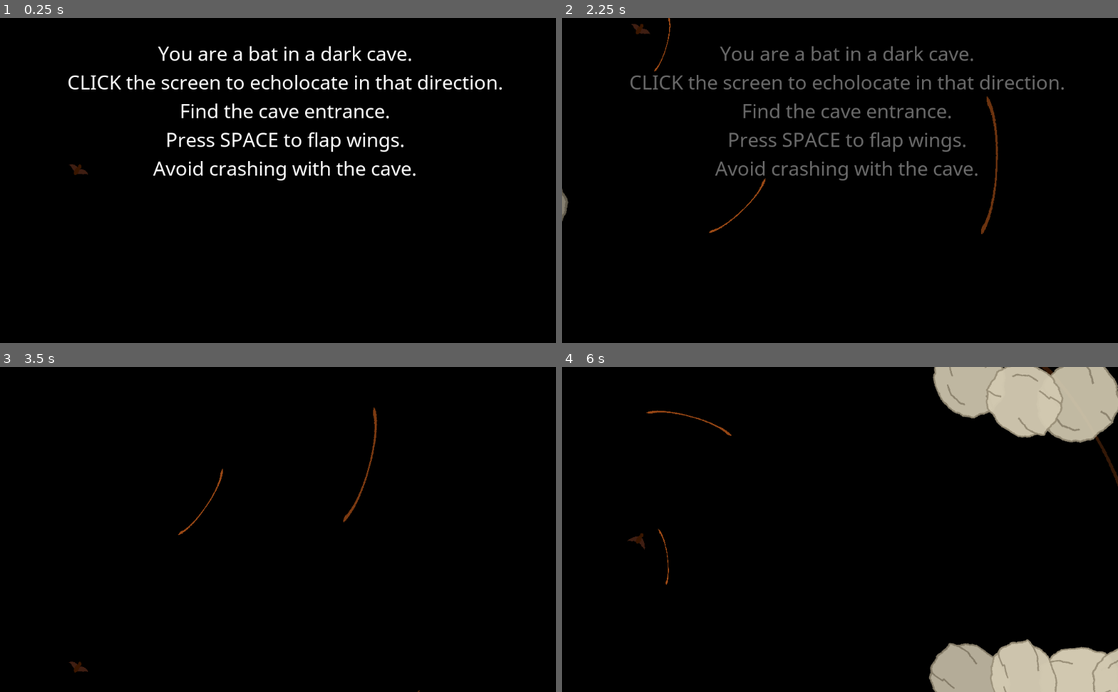
Above: before the commit, frames 1-4 (two rows, left to right).
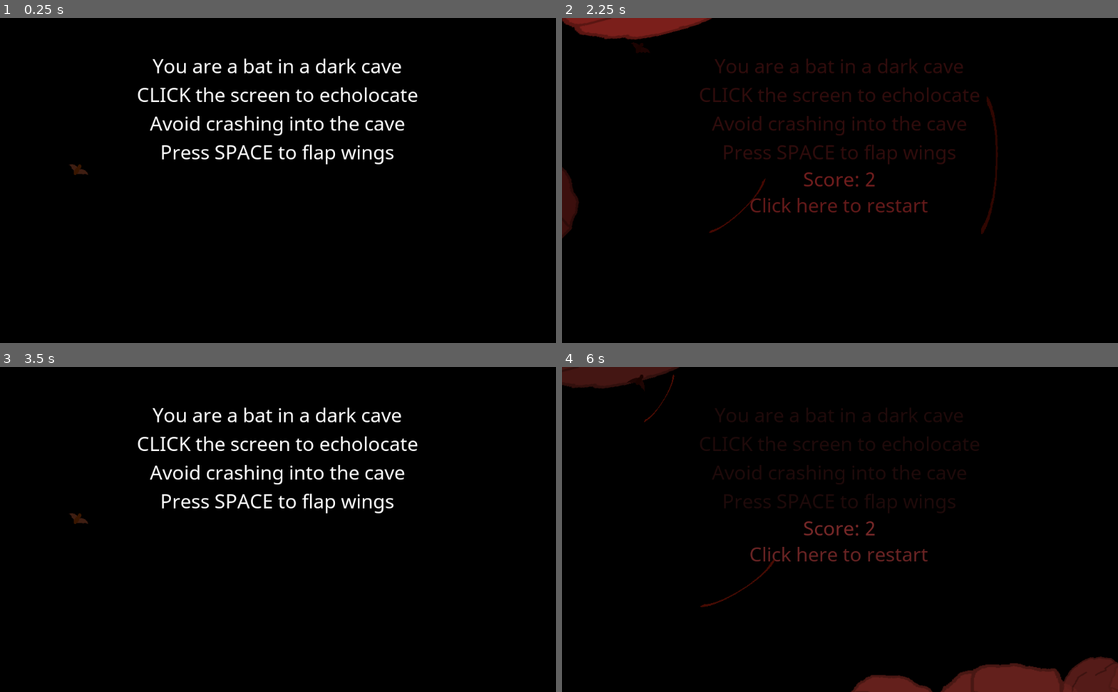
Above: after the commit, the same moments.

Repository: gramozilho/Flappy-mammal
Game: Godot game, scene res://Main.tscn
Two runs of this game, one before a commit and one after it. Both use one fixed random seed, a clock stepped at 60 frames per second and the inputs below.
Inputs (mouse positions are in pixels of both pictures, inside the frame that each line leads up to):
- Up to frame 1 (0.25 s): no input
- Up to frame 2 (2.25 s): tap Enter (ui_accept) at 0.5, 1.35, 1.52, 1.82 s; move the mouse to (962, 164) at 0.52 s; hold Enter (ui_accept) 0.53-1.28 s; click (962, 164) at 0.6 s; move the mouse to (728, 196) at 1.27 s; click (728, 196) at 1.55 s; move the mouse to (895, 109) at 2.02 s; hold Enter (ui_accept) from 2.03 s (still down); click (895, 109) at 2.1 s
- Up to frame 3 (3.5 s): release Enter (ui_accept) at 2.75 s; click (278, 552) at 2.75 s, where only the run after the commit has a clickable "Click here to restart"
- Up to frame 4 (6 s): move the mouse to (812, 594) at 3.52 s; click (812, 594) at 3.6 s; tap Enter (ui_accept) at 3.77, 4.07, 5.27, 5.57 s; move the mouse to (1006, 578) at 4.27 s; hold Enter (ui_accept) 4.28-5.03 s; move the mouse to (673, 480) at 5.02 s; click (673, 480) at 5.1 s; move the mouse to (867, 529) at 5.77 s; hold Enter (ui_accept) from 5.78 s (still down); click (867, 529) at 5.85 s

The runs differ from the first frame. In frame 1, 6.9% of the frame differs, in the area x 12-91%, y 8-50%; in frame 2, 8.1%; in frame 3, 3.3%; in frame 4, 15%, in the area x 0-100%, y 0-100%.
Error before the commit: Invalid get index '30' (on base: 'Array'). (res://Main.gd:61)

Commit message:
Added sounds

Diff:
--- a/Bat.gd
+++ b/Bat.gd
@@ -28,37 +28,40 @@
 	get_tree().reload_current_scene()
 
 
-
 func _physics_process(delta):
-	if game_state == "game":
-		if global_position.y < 600:
+	if game_state == "freeze":
+		velocity.y = 0
+	elif game_state == "game":
+		if global_position.y < 700:
 			velocity.y += GRAVITY*delta*2
 		else:
 			velocity.y = 0
+	if game_state != "freeze":
+		if Input.is_action_just_pressed("ui_accept") and game_state == "game":
+			flap_wings()
 
-	if Input.is_action_just_pressed("ui_accept") and game_state == "game":
-		flap_wings()
+		if Input.is_action_just_pressed("left_click") and $Timer.is_stopped():
+			# Reset timer
+			$Timer.wait_time = screech_time
+			$Timer.start()
+			# Spawn soounds
+			var new_echo = echo.instance()
+			var mouse_direction = (get_global_mouse_position() - global_position).normalized()
+			new_echo.direction = mouse_direction
+			new_echo.global_position = global_position
+			var temp_rot = get_global_mouse_position().angle_to_point(global_position)
+			new_echo.rotation = temp_rot
+			get_parent().add_child(new_echo)
+			$Echo.play()
 
-	if Input.is_action_just_pressed("left_click") and $Timer.is_stopped():
-		# Reset timer
-		$Timer.wait_time = screech_time
-		$Timer.start()
-		# Spawn soounds
-		var new_echo = echo.instance()
-		var mouse_direction = (get_global_mouse_position() - global_position).normalized()
-		new_echo.direction = mouse_direction
-		new_echo.global_position = global_position
-		var temp_rot = get_global_mouse_position().angle_to_point(global_position)
-		new_echo.rotation = temp_rot
-		get_parent().add_child(new_echo)
-
-	move_and_slide(velocity, Vector2(0, -1))
+		move_and_slide(velocity, Vector2(0, -1))
 
 
 func flap_wings():
 	# Wait before reaching top position
 	if $WingCenter/WingLeft.get_material().get_shader_param('wing_position') == wing_min:
 		# Flap down and increase velocity
+		$Jump.play()
 		velocity.y = UP_FORCE
 		for wing in [$WingCenter/WingLeft, $WingCenter/WingRight]:
 			tween.interpolate_property(wing.get_material(), "shader_param/wing_position",
--- a/Bat.tscn
+++ b/Bat.tscn
@@ -1,10 +1,12 @@
-[gd_scene load_steps=7 format=2]
+[gd_scene load_steps=9 format=2]
 
 [ext_resource path="res://Bat.gd" type="Script" id=1]
 [ext_resource path="res://assets/test_body.png" type="Texture" id=2]
 [ext_resource path="res://assets/test_wing.png" type="Texture" id=3]
 [ext_resource path="res://assets/wing_left.tres" type="Material" id=4]
 [ext_resource path="res://assets/wing_right.tres" type="Material" id=5]
+[ext_resource path="res://assets/sounds/jump.wav" type="AudioStream" id=6]
+[ext_resource path="res://assets/sounds/echo.wav" type="AudioStream" id=7]
 
 [sub_resource type="CapsuleShape2D" id=1]
 radius = 11.6771
@@ -42,3 +44,12 @@
 [node name="Timer" type="Timer" parent="."]
 wait_time = 0.5
 one_shot = true
+
+[node name="Jump" type="AudioStreamPlayer" parent="."]
+stream = ExtResource( 6 )
+volume_db = -15.0
+
+[node name="Echo" type="AudioStreamPlayer" parent="."]
+stream = ExtResource( 7 )
+volume_db = -30.0
+pitch_scale = 2.0
--- a/Boulder.gd
+++ b/Boulder.gd
@@ -27,6 +27,10 @@
 func _on_Boulder_body_entered(body):
 	#print('Hit detected with body ', body)
 	emit_signal("hit")
+	tween.stop_all()
+	tween.interpolate_property($Sprite, "modulate", $Sprite.modulate,
+	on_color, 2, Tween.TRANS_ELASTIC, Tween.EASE_OUT)
+	tween.start()
 
 
 func _on_Boulder_area_entered(area):
@@ -42,3 +46,6 @@
 
 func start_moving():
 	boulder_speed = boulder_speed_default
+
+func freeze():
+	boulder_speed = 0
--- a/Echo.tscn
+++ b/Echo.tscn
@@ -9,6 +9,8 @@
 
 [node name="Echo" type="Area2D"]
 scale = Vector2( 0.5, 1 )
+collision_layer = 5
+collision_mask = 5
 script = ExtResource( 2 )
 
 [node name="CollisionShape2D" type="CollisionShape2D" parent="."]
--- a/Main.gd
+++ b/Main.gd
@@ -1,17 +1,21 @@
 extends Node2D
 
-var boulder_slots = 30
+var boulder_slots = 15
 var y_size = 600
 
 var boulder_speed = 100
 var boulder_x_spawn = 1100
-var gap_size = 18
+var gap_size = 10
 
 var boulder_measures
 var max_y_slots = [0, boulder_slots]
-var y_slots = max_y_slots
+var y_slots = [0, boulder_slots]
 
 var tutorial_step = 0
+var y_coord = [0, 600]
+var level_up_time = 10
+
+var time_start
 
 onready var boulder = load("res://Boulder.tscn")
 onready var tween = get_node("Label/TextTween")
@@ -19,13 +23,20 @@
 # Called when the node enters the scene tree for the first time.
 func _ready():
 	boulder_measures = []
-	for i in range(boulder_slots):
-		boulder_measures.append(i * y_size / (boulder_slots-1))
+	for i in range(boulder_slots+1):
+		boulder_measures.append(i * y_size / (boulder_slots))
+	# Connect all boulders to main
+	for boulder in get_tree().get_nodes_in_group("boulder"):
+		boulder.connect("hit", self, "player_got_hit")
 
+	$RestartButton.visible = false
+	$Jukebox.play()
+
+	# Handle score
+	$ScoreLabel.visible = false
 
 func _input(event):
 	if event.is_action_pressed('ui_accept') and tutorial_step == 0:
-		tutorial_step = 1
 		tutorial_step = 1
 		# Allow the player to move
 		$Bat.game_state = "game"
@@ -34,33 +45,28 @@
 
 		# Start boulder timer
 		$BoulderSpawn.start()
+		$IncreaseLevel.wait_time = level_up_time
 
 		# Hide instructions
 		tween.interpolate_property($Label, "modulate", $Label.modulate,
 		Color(1.0, 1.0, 1.0, 0.0), 3 , Tween.TRANS_LINEAR, Tween.EASE_IN)
 		tween.start()
 
+		$IncreaseLevel.set_wait_time(level_up_time)
+		$IncreaseLevel.start()
+		time_start = OS.get_unix_time()
 
 func _on_DeleteArea_area_entered(area):
 	area.queue_free()
 
 
 func _on_BoulderSpawn_timeout():
-	# Decide y coordinates
-	var y_coord = [0, 600]
-	y_slots[0] = max(y_slots[0] + randi()%5-2, max_y_slots[0])
-	y_slots[1] = min(y_slots[1] + randi()%5-2, max_y_slots[1])
-	# Change one side to assure bigger than mandatory gap
-	if y_slots[1]-y_slots[0] < gap_size:
-		if y_slots[0]>1:
-			y_slots[0] -= 2 #y_slots[1] - gap_size
-		else:
-			y_slots[1] += 2 # y_slots[1] + gap_size
 
 	# Spawn boulders
 	y_coord = [boulder_measures[y_slots[0]], boulder_measures[y_slots[1]]]
 	for coord in y_coord:
 		var boulder_instance = boulder.instance()
+		boulder_instance.boulder_speed = boulder_speed
 		boulder_instance.global_position = Vector2(boulder_x_spawn, coord)
 		# Add random overlapping
 		boulder_instance.z_index = randi()%5+1
@@ -69,4 +75,59 @@
 		# Slightly alter size
 		boulder_instance.scale.x *= 1 + (randf()-.5)/3
 		boulder_instance.scale.y *= 1 + (randf()-.5)/3
+		boulder_instance.connect("hit", self, "player_got_hit")
 		add_child(boulder_instance)
+
+	# Decide y coordinates
+
+	y_slots[0] = max(y_slots[0] + randi()%5-2, max_y_slots[0])
+	y_slots[1] = min(y_slots[1] + randi()%5-2, max_y_slots[1])
+	# Change one side to assure bigger than mandatory gap
+	var flip = true
+	while y_slots[1]-y_slots[0] < gap_size:
+		if flip and y_slots[0]>max_y_slots[0]:  # y_slots[0]>1:
+			y_slots[0] -= 1 #y_slots[1] - gap_size
+		elif !flip and y_slots[1]<max_y_slots[1]:
+			y_slots[1] += 1 # y_slots[1] + gap_size
+		flip = !flip
+
+
+func player_got_hit():
+	$Die.play()
+	$Bat.game_state = "freeze"
+	$BoulderSpawn.stop()
+	get_tree().call_group("boulder", "freeze")
+	$RestartButton.visible = true
+	tween.interpolate_property($Jukebox, "volume_db", $Jukebox.volume_db,
+	-50, 3 , Tween.TRANS_LINEAR, Tween.EASE_IN)
+	tween.start()
+	# Score screen
+	$ScoreLabel.visible = true
+	$ScoreLabel.text = "Score: " + String(OS.get_unix_time() - time_start)
+	# Briefly turn screen red
+	tween.interpolate_property($CanvasModulate, "color", Color(.5, .2, .2, 1.0),
+	Color(1.0, 1.0, 1.0, 1.0), .5, Tween.TRANS_BACK, Tween.EASE_IN)
+	tween.start()
+
+
+func _on_RestartButton_pressed():
+	get_tree().reload_current_scene()
+
+
+func _on_IncreaseLevel_timeout():
+	#$Jukebox.pitch_scale *= 1.01
+	tween.interpolate_property($Jukebox, "pitch_scale", $Jukebox.pitch_scale,
+	$Jukebox.pitch_scale*1.01, level_up_time, Tween.TRANS_LINEAR, Tween.EASE_IN)
+	tween.start()
+	#boulder_speed *= 1.1
+	tween.interpolate_property(self, "boulder_speed", boulder_speed,
+	boulder_speed*1.2, level_up_time, Tween.TRANS_LINEAR, Tween.EASE_IN)
+	tween.start()
+	#$BoulderSpawn.set_wait_time($BoulderSpawn.wait_time/1.1)
+	tween.interpolate_property($BoulderSpawn, "wait_time",
+	$BoulderSpawn.wait_time, $BoulderSpawn.wait_time/1.2,
+	level_up_time, Tween.TRANS_LINEAR, Tween.EASE_IN)
+	tween.start()
+
+	print('Increase difficulty')
+	gap_size -= .1
--- a/Main.tscn
+++ b/Main.tscn
@@ -1,10 +1,13 @@
-[gd_scene load_steps=7 format=2]
+[gd_scene load_steps=10 format=2]
 
 [ext_resource path="res://Boulder.tscn" type="PackedScene" id=1]
 [ext_resource path="res://Bat.tscn" type="PackedScene" id=2]
 [ext_resource path="res://assets/Font.tres" type="DynamicFont" id=3]
 [ext_resource path="res://assets/bg_brown.png" type="Texture" id=4]
 [ext_resource path="res://Main.gd" type="Script" id=5]
+[ext_resource path="res://assets/sounds/cave3.wav" type="AudioStream" id=6]
+[ext_resource path="res://assets/SimpleColor.tres" type="StyleBox" id=7]
+[ext_resource path="res://assets/sounds/dead.wav" type="AudioStream" id=8]
 
 [sub_resource type="RectangleShape2D" id=1]
 extents = Vector2( 12.4989, 483.651 )
@@ -27,48 +30,144 @@
 
 [node name="BoulderSpawn" type="Timer" parent="."]
 
-[node name="InitialScene" type="Node2D" parent="."]
+[node name="Cave" type="Node2D" parent="."]
 
-[node name="Boulder" parent="InitialScene" instance=ExtResource( 1 )]
+[node name="Boulder" parent="Cave" instance=ExtResource( 1 )]
 position = Vector2( 79.6713, 338.373 )
 rotation = 0.785398
 scale = Vector2( 1, 1 )
+collision_layer = 4
+collision_mask = 4
 boulder_speed = 0
 
-[node name="Boulder3" parent="InitialScene" instance=ExtResource( 1 )]
+[node name="Boulder3" parent="Cave" instance=ExtResource( 1 )]
 position = Vector2( 50.092, 510.498 )
 rotation = -0.785398
 scale = Vector2( 1, 1.5 )
 boulder_speed = 0
 
-[node name="Boulder2" parent="InitialScene" instance=ExtResource( 1 )]
+[node name="Boulder2" parent="Cave" instance=ExtResource( 1 )]
 position = Vector2( 181.786, 496.218 )
 rotation = 1.22173
 scale = Vector2( 1.2, 0.8 )
 boulder_speed = 0
 
+[node name="Boulder4" parent="Cave" instance=ExtResource( 1 )]
+position = Vector2( 332.622, -71.4692 )
+rotation = -0.261799
+scale = Vector2( 2, 1 )
+boulder_speed = 0
+
+[node name="Boulder6" parent="Cave" instance=ExtResource( 1 )]
+position = Vector2( 563.136, -53.7549 )
+rotation = 3.14159
+scale = Vector2( 1.5, 1 )
+boulder_speed = 0
+
+[node name="Boulder7" parent="Cave" instance=ExtResource( 1 )]
+position = Vector2( 808.974, -47.936 )
+rotation = 1.5708
+scale = Vector2( 1, 1.5 )
+boulder_speed = 0
+
+[node name="Boulder11" parent="Cave" instance=ExtResource( 1 )]
+position = Vector2( 1059.67, -40.0027 )
+rotation = -1.5708
+scale = Vector2( 1, 1.5 )
+boulder_speed = 0
+
+[node name="Boulder5" parent="Cave" instance=ExtResource( 1 )]
+position = Vector2( 313.193, 659.979 )
+rotation = 0.0872665
+scale = Vector2( 1.5, 1 )
+boulder_speed = 0
+
+[node name="Boulder8" parent="Cave" instance=ExtResource( 1 )]
+position = Vector2( 571.951, 712.191 )
+rotation = 3.14159
+scale = Vector2( 2, 1.5 )
+boulder_speed = 0
+
+[node name="Boulder9" parent="Cave" instance=ExtResource( 1 )]
+position = Vector2( 1034.91, 665.64 )
+rotation = 1.5708
+scale = Vector2( 1.2, 1.5 )
+boulder_speed = 0
+
+[node name="Boulder10" parent="Cave" instance=ExtResource( 1 )]
+position = Vector2( 815.818, 665.64 )
+scale = Vector2( 1, 1 )
+boulder_speed = 0
+
 [node name="Bat" parent="." instance=ExtResource( 2 )]
-position = Vector2( 143.197, 280.048 )
+position = Vector2( 143, 280.048 )
 scale = Vector2( 0.25, 0.25 )
+z_index = 10
 
 [node name="Label" type="Label" parent="."]
-margin_left = 124.101
-margin_top = 39.6667
-margin_right = 927.101
-margin_bottom = 301.667
+anchor_right = 1.0
+anchor_bottom = 1.0
+margin_left = 252.117
+margin_top = 63.464
+margin_right = 770.117
+margin_bottom = 272.464
 grow_horizontal = 2
 custom_fonts/font = ExtResource( 3 )
 custom_colors/font_color = Color( 1, 1, 1, 1 )
-text = "You are a bat in a dark cave.
-CLICK the screen to echolocate in that direction.
-Find the cave entrance.
-Press SPACE to flap wings.
-Avoid crashing with the cave."
+text = "You are a bat in a dark cave
+CLICK the screen to echolocate
+Avoid crashing into the cave
+Press SPACE to flap wings"
 align = 1
 __meta__ = {
 "_edit_use_anchors_": false
 }
 
 [node name="TextTween" type="Tween" parent="Label"]
+
+[node name="RestartButton" type="Button" parent="."]
+margin_left = 345.168
+margin_top = 316.705
+margin_right = 674.168
+margin_bottom = 372.705
+grow_horizontal = 2
+custom_styles/hover = ExtResource( 7 )
+custom_styles/pressed = ExtResource( 7 )
+custom_styles/focus = ExtResource( 7 )
+custom_styles/disabled = ExtResource( 7 )
+custom_styles/normal = ExtResource( 7 )
+custom_fonts/font = ExtResource( 3 )
+text = "Click here to restart"
+__meta__ = {
+"_edit_use_anchors_": false
+}
+
+[node name="Jukebox" type="AudioStreamPlayer" parent="."]
+stream = ExtResource( 6 )
+volume_db = -10.0
+
+[node name="IncreaseLevel" type="Timer" parent="."]
+wait_time = 5.0
+
+[node name="ScoreLabel" type="Label" parent="."]
+margin_left = 299.0
+margin_top = 272.0
+margin_right = 723.0
+margin_bottom = 333.0
+grow_horizontal = 2
+custom_fonts/font = ExtResource( 3 )
+text = "Score: "
+align = 1
+__meta__ = {
+"_edit_use_anchors_": false
+}
+
+[node name="Die" type="AudioStreamPlayer" parent="."]
+stream = ExtResource( 8 )
+volume_db = -10.0
+
+[node name="CanvasModulate" type="CanvasModulate" parent="."]
 [connection signal="area_entered" from="DeleteArea" to="." method="_on_DeleteArea_area_entered"]
 [connection signal="timeout" from="BoulderSpawn" to="." method="_on_BoulderSpawn_timeout"]
+[connection signal="pressed" from="RestartButton" to="." method="_on_RestartButton_pressed"]
+[connection signal="timeout" from="IncreaseLevel" to="." method="_on_IncreaseLevel_timeout"]
--- /dev/null
+++ b/assets/SimpleColor.tres
@@ -0,0 +1,4 @@
+[gd_resource type="StyleBoxFlat" format=2]
+
+[resource]
+bg_color = Color( 0, 0, 0, 1 )
Not shown, removed: assets/cave3.wav.import
Not shown, added: assets/sounds/cave3.wav.import
Not shown, added: assets/sounds/echo.wav.import
Not shown, added: assets/sounds/jump.wav.import
Binary file changed: icon.png
Not shown, changed: README.md
Not shown, removed: assets/cave3.wav
Not shown, added: assets/sounds/cave3.wav
Not shown, added: assets/sounds/dead.wav
Not shown, added: assets/sounds/echo.wav
Not shown, added: assets/sounds/jump.wav
Not shown, added: flappy-mammal.gif
